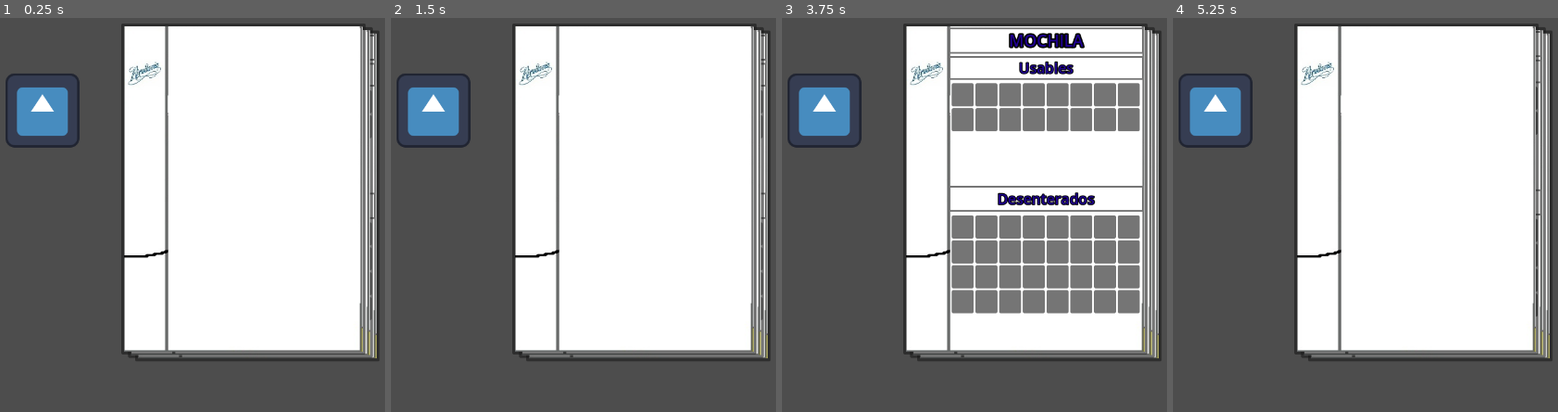
Above: before the commit, frames 1-4 (left to right).
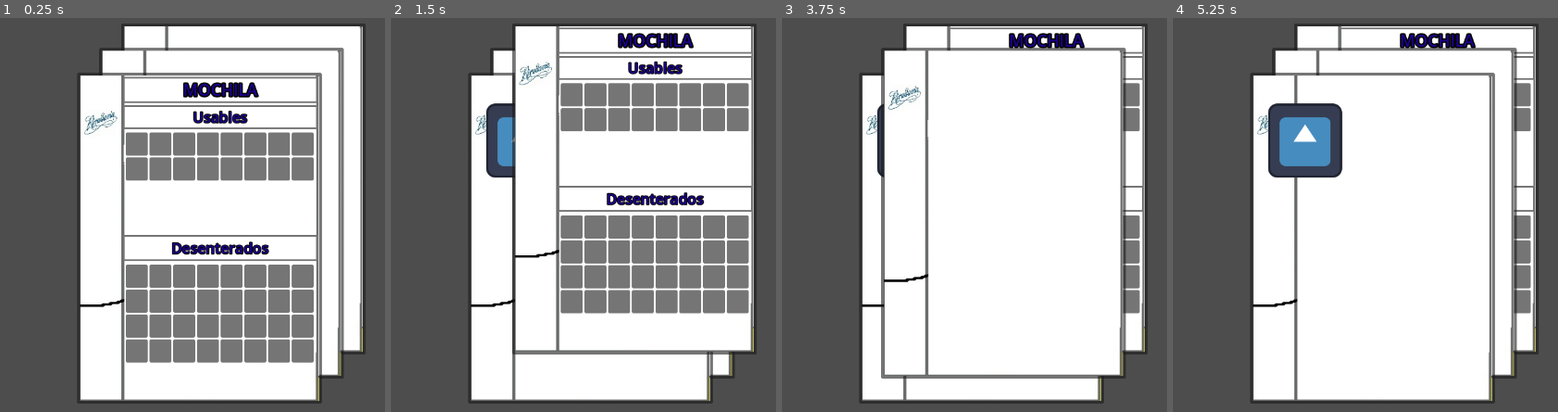
Above: after the commit, the same moments.

Repository: DAGimenez/Detector_Proyect
Game: Godot game, scene res://Escenas/ui/ui.tscn
Same seed, same stepped clock (60 frames per second), same inputs: the game is played once before the commit and once after it. This scene is started directly instead of the project's main scene. The engine's default icon, where the game draws it, is replaced by a stand-in: a white triangle on a blue panel in a dark square.
Inputs (mouse positions are in pixels of both pictures, inside the frame that each line leads up to):
- Up to frame 1 (0.25 s): no input
- Up to frame 2 (1.5 s): tap Enter at 0.5 s; move the mouse to (749, 183) at 0.52 s; hold D (vi_right) 0.53-1.25 s; hold E (vi_e) 0.53-1.25 s; click (749, 183) at 0.67 s; tap Q (vi_q) at 0.8 s; tap Space at 1.25 s; drag from (437, 226) to (548, 285) at 1.27 s
- Up to frame 3 (3.75 s): tap Enter at 2, 3.5 s; move the mouse to (1047, 112) at 2.02 s; hold D (vi_right) 2.03-2.75 s; hold E (vi_e) 2.03-2.75 s; tap Q (vi_q) at 2.3 s; tap Space at 2.75 s; drag from (939, 285) to (outside the picture) at 2.77 s; move the mouse to (outside the picture) at 3.52 s; hold A (vi_left) from 3.53 s (still down); hold Q (vi_q) from 3.53 s (still down); tap Shift (vi_shift) at 3.6 s
- Up to frame 4 (5.25 s): release A (vi_left) at 4.25 s; release Q (vi_q) at 4.25 s; tap Space at 4.25 s; drag from (outside the picture) to (1253, 100) at 4.27 s; move the mouse to (1404, 203) at 5.02 s; hold S (vi_down) from 5.03 s (still down); hold Q (vi_q) from 5.03 s (still down); click (1404, 203) at 5.17 s

The runs differ from the first frame. In frame 1, 45% of the frame differs, in the area x 1-99%, y 2-98%; in frame 2, 41%; in frame 3, 44%; in frame 4, 31%.

Commit message:
ui funcional

Diff:
--- a/detector-proyecto/Escenas/ui/control_interfaz.gd
+++ b/detector-proyecto/Escenas/ui/control_interfaz.gd
@@ -1,56 +1,65 @@
 extends CanvasLayer
 
 @onready var hojas : Array[Control] = [
+	$Control/mochila,
+	$Control/misiones_mapa,
 	$Control/menu,
-	$Control/misiones_mapa,
-	$Control/mochila
 ]
 
-var offsets := [
-	Vector2(0, 0),
-	Vector2(12, 6),
-	Vector2(24, 12)
-]
-
-var front_pos : Vector2
-var tweens := {}
+var posiciones : Array[Vector2] = []
+var moviendo : bool = false
 
 
 func _ready():
-	front_pos = hojas[0].position
-	actualizar()
+	for h in hojas:
+		posiciones.append(h.position)
+	actualizar_visual()
+	pass
 
 
+func actualizar_visual():
+	for i in range(hojas.size()):
+		hojas[i].z_index = -i
 func actualizar():
-	for i in hojas.size():
+	for i in range(hojas.size()):
 		var hoja := hojas[i]
 
 		hoja.z_index = -i
-		var target = front_pos + offsets[i]
 
-		# Matamos tween anterior si existe
-		if tweens.has(hoja):
-			tweens[hoja].kill()
 
-		var tween := create_tween()
-		tween.set_trans(Tween.TRANS_QUAD)
-		tween.set_ease(Tween.EASE_OUT)
-		tween.tween_property(hoja, "position", target, 0.0)
-
-		tweens[hoja] = tween
 
 
 func siguiente():
-	hojas.push_back(hojas.pop_front())
-	actualizar()
+	if moviendo: return
+	moviendo = true
+	var frontal = hojas[0]
+	var pos_final = posiciones[hojas.size() - 1]
+	var tween = create_tween().set_parallel(false)
+	tween.tween_property(frontal, "position", frontal.position + Vector2(200, 0), 0.2).set_trans(Tween.TRANS_CUBIC)
 
+	for i in range(1, hojas.size()):
+		var sig_tween = create_tween().set_parallel(true)
+		sig_tween.tween_property(hojas[i], "position", posiciones[i-1], 0.3).set_trans(Tween.TRANS_BACK).set_ease(Tween.EASE_OUT)
+
+	tween.chain().step_finished # Espera a que termine de salir
+
+	var hoja_frontal = hojas.pop_front()
+	hojas.push_back(hoja_frontal)
+	actualizar_visual()
+
+	var vuelta = create_tween()
+	vuelta.tween_property(hoja_frontal, "position", pos_final, 0.2).set_trans(Tween.TRANS_CUBIC)
+
+	await vuelta.finished
+	moviendo = false
 
 func anterior():
-	hojas.push_front(hojas.pop_back())
+	var hoja_fondo = hojas.pop_back()
+	hojas.push_front(hoja_fondo)
 	actualizar()
 
 func _input(event: InputEvent) -> void:
-	if event.is_action_pressed("vi_e"):
+	if event.is_action_pressed("vi_e") and not moviendo:
 		siguiente()
 
 	if event.is_action_pressed("vi_q"):
--- a/detector-proyecto/Escenas/ui/ui.tscn
+++ b/detector-proyecto/Escenas/ui/ui.tscn
@@ -109,6 +109,10 @@
 texture = ExtResource("1_75j14")
 expand_mode = 1
 
+[node name="Icon" type="Sprite2D" parent="control_Interfaz/Control/misiones_mapa"]
+position = Vector2(95, 117)
+texture = ExtResource("3_i8k53")
+
 [node name="mochila" type="Control" parent="control_Interfaz/Control"]
 layout_mode = 1
 anchors_preset = 15
@@ -499,7 +503,3 @@
 [node name="slot32" type="PanelContainer" parent="control_Interfaz/Control/mochila/PanelContainer/MarginContainer/MarginContainer/VBoxContainer/PanelContainer5/MarginContainer/GridContainer"]
 custom_minimum_size = Vector2(38, 40)
 layout_mode = 2
-
-[node name="Icon" type="Sprite2D" parent="."]
-position = Vector2(379, 198)
-texture = ExtResource("3_i8k53")
